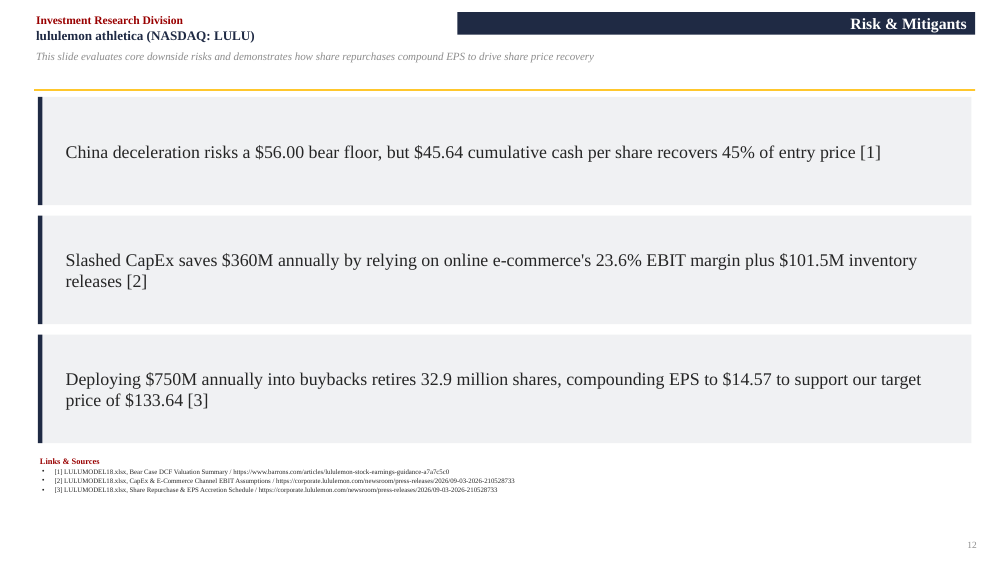
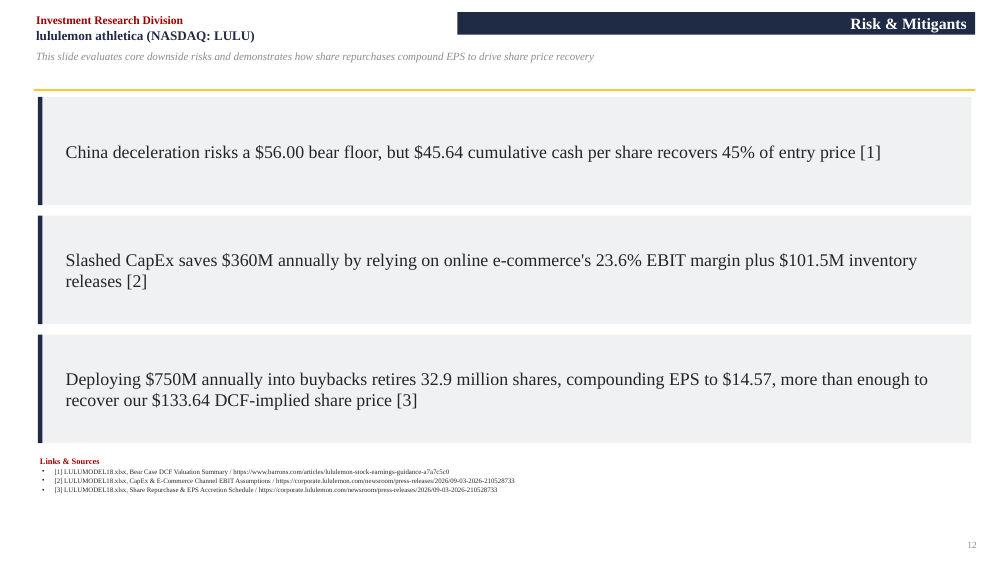
Before and after one commit to vengeanceaiUSC/RM, a slide deck: slide 12 of LULU/LULU_Investment_Pitch_Deck.pptx. Drawn at 1008x567 pixels with LibreOffice and Linux fonts; fonts in the diff are those of the drawing. Boxes give left, top, right and bottom in pixels: in the first picture for what was removed or moved away, otherwise in the second. Text is boxed around its words. In the diff, an @@ line names an element or a change of style, - is before the commit and + after.

```diff
--- a/LULU/LULU_Investment_Pitch_Deck.pptx
+++ b/LULU/LULU_Investment_Pitch_Deck.pptx
@@ text at box(66, 372, 928, 410): text changed @@
-Deploying $750M annually into buybacks retires 32.9 million shares, compounding EPS to $14.57 to support our target price of $133.64 [3]
+Deploying $750M annually into buybacks retires 32.9 million shares, compounding EPS to $14.57, more than enough to recover our $133.64 DCF-implied share price [3]
```
Also in this commit, not shown: 3 other files.
